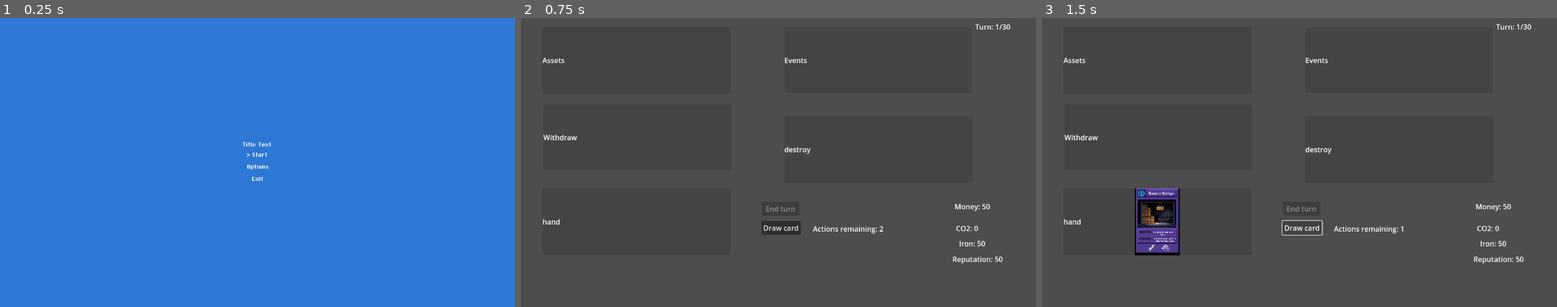
Above: before the commit, frames 1-3 (left to right).
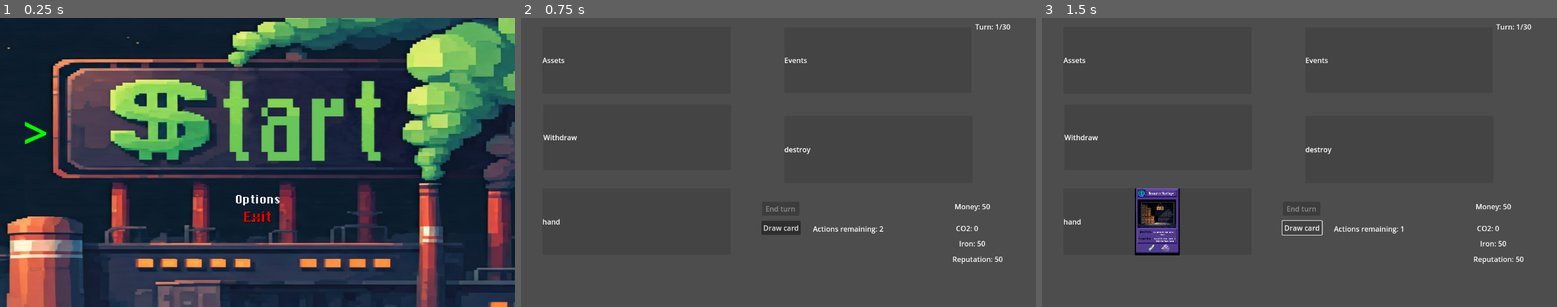
Above: after the commit, the same moments.

Repository: matiasripa/fbla-game
Game: Godot game, scene res://MainMenu.tscn
Same seed, same stepped clock (60 frames per second), same inputs: the game is played once before the commit and once after it. The engine's default icon, where the game draws it, is replaced by a stand-in: a white triangle on a blue panel in a dark square.
Inputs (mouse positions are in pixels of both pictures, inside the frame that each line leads up to):
- Up to frame 1 (0.25 s): no input
- Up to frame 2 (0.75 s): tap Enter (ui_accept) at 0.5 s; move the mouse to (891, 148) at 0.52 s; press the mouse at (891, 148) at 0.53 s; hold Up (ui_up) from 0.53 s (still down)
- Up to frame 3 (1.5 s): tap Enter (ui_accept) at 0.77 s; release Up (ui_up) at 1.25 s; release the mouse at (1412, 148) at 1.25 s; click "Draw card" at 1.25 s

The runs differ from the first frame. In frame 1, 100% of the frame differs, in the area x 0-100%, y 0-100%; in frame 2, nothing differs; in frame 3, nothing differs.

Commit message:
start theme

Diff:
--- a/MainMenu.tscn
+++ b/MainMenu.tscn
@@ -1,7 +1,8 @@
-[gd_scene load_steps=3 format=3 uid="uid://7tu2lm4sjgld"]
+[gd_scene load_steps=4 format=3 uid="uid://7tu2lm4sjgld"]
 
 [ext_resource type="Script" path="res://MainMenu.gd" id="2"]
 [ext_resource type="FontFile" uid="uid://bkgxbjbkij5j0" path="res://pixel font.ttf" id="2_hb4uw"]
+[ext_resource type="Texture2D" uid="uid://ctnl4kyre35yr" path="res://start menu .jpg" id="2_uwfjq"]
 
 [node name="MainMenu" type="MarginContainer"]
 anchors_preset = 15
@@ -9,9 +10,10 @@
 anchor_bottom = 1.0
 script = ExtResource("2")
 
-[node name="ColorRect" type="ColorRect" parent="."]
+[node name="ColorRect" type="TextureRect" parent="."]
 layout_mode = 2
-color = Color(0.176471, 0.466667, 0.835294, 1)
+texture = ExtResource("2_uwfjq")
+expand_mode = 3
 
 [node name="CenterContainer" type="CenterContainer" parent="."]
 layout_mode = 2
@@ -21,11 +23,6 @@
 
 [node name="CenterContainer" type="CenterContainer" parent="CenterContainer/VBoxContainer"]
 layout_mode = 2
-
-[node name="Label" type="Label" parent="CenterContainer/VBoxContainer/CenterContainer"]
-layout_mode = 2
-theme_override_fonts/font = ExtResource("2_hb4uw")
-text = "Title Text"
 
 [node name="CenterContainer2" type="CenterContainer" parent="CenterContainer/VBoxContainer"]
 layout_mode = 2
@@ -40,12 +37,21 @@
 layout_mode = 2
 
 [node name="Selector" type="Label" parent="CenterContainer/VBoxContainer/CenterContainer2/VBoxContainer/CenterContainer/HBoxContainer"]
+custom_minimum_size = Vector2(1050, 200)
 layout_mode = 2
+theme_override_colors/font_color = Color(0, 1, 0, 1)
+theme_override_font_sizes/font_size = 100
 text = ">"
 
 [node name="OptionName" type="Label" parent="CenterContainer/VBoxContainer/CenterContainer2/VBoxContainer/CenterContainer/HBoxContainer"]
+visible = false
+custom_minimum_size = Vector2(100, 0)
 layout_mode = 2
+theme_override_colors/font_color = Color(0, 0.698039, 0, 1)
+theme_override_colors/font_shadow_color = Color(0, 0, 0, 1)
+theme_override_colors/font_outline_color = Color(0, 0, 0, 1)
 theme_override_fonts/font = ExtResource("2_hb4uw")
+theme_override_font_sizes/font_size = 50
 text = "Start"
 
 [node name="CenterContainer2" type="CenterContainer" parent="CenterContainer/VBoxContainer/CenterContainer2/VBoxContainer"]
@@ -61,6 +67,7 @@
 [node name="OptionName" type="Label" parent="CenterContainer/VBoxContainer/CenterContainer2/VBoxContainer/CenterContainer2/HBoxContainer"]
 layout_mode = 2
 theme_override_fonts/font = ExtResource("2_hb4uw")
+theme_override_font_sizes/font_size = 33
 text = "Options"
 
 [node name="CenterContainer3" type="CenterContainer" parent="CenterContainer/VBoxContainer/CenterContainer2/VBoxContainer"]
@@ -75,5 +82,9 @@
 
 [node name="OptionName" type="Label" parent="CenterContainer/VBoxContainer/CenterContainer2/VBoxContainer/CenterContainer3/HBoxContainer"]
 layout_mode = 2
+theme_override_colors/font_color = Color(0.909804, 0, 0, 1)
+theme_override_colors/font_shadow_color = Color(0, 0, 0, 1)
+theme_override_colors/font_outline_color = Color(0, 0, 0, 1)
 theme_override_fonts/font = ExtResource("2_hb4uw")
+theme_override_font_sizes/font_size = 40
 text = "Exit"
--- a/example/card/card.tscn
+++ b/example/card/card.tscn
@@ -26,9 +26,9 @@
 [sub_resource type="ShaderMaterial" id="ShaderMaterial_0ruxe"]
 resource_local_to_scene = true
 shader = ExtResource("1_f0hiy")
-shader_parameter/dissolve_value = 0.0
-shader_parameter/burn_size = 0.11
-shader_parameter/burn_color = Color(1, 0.713726, 0, 1)
+shader_parameter/dissolve_value = 0.071
+shader_parameter/burn_size = 0.07
+shader_parameter/burn_color = Color(1, 0.552941, 0, 1)
 shader_parameter/dissolve_texture = ExtResource("3_4go66")
 
 [sub_resource type="ViewportTexture" id="ViewportTexture_6t2yu"]
--- /dev/null
+++ b/new_noise_texture_2d.tres
@@ -0,0 +1,10 @@
+[gd_resource type="NoiseTexture2D" load_steps=2 format=3 uid="uid://b0bwbul4gjvcq"]
+
+[sub_resource type="FastNoiseLite" id="FastNoiseLite_33e1h"]
+seed = 15
+
+[resource]
+in_3d_space = true
+bump_strength = 0.5
+normalize = false
+noise = SubResource("FastNoiseLite_33e1h")
Binary file added: cards.jpg
Not shown, added: cards.jpg.import
Binary file added: start menu .jpg
Not shown, added: start menu .jpg.import
